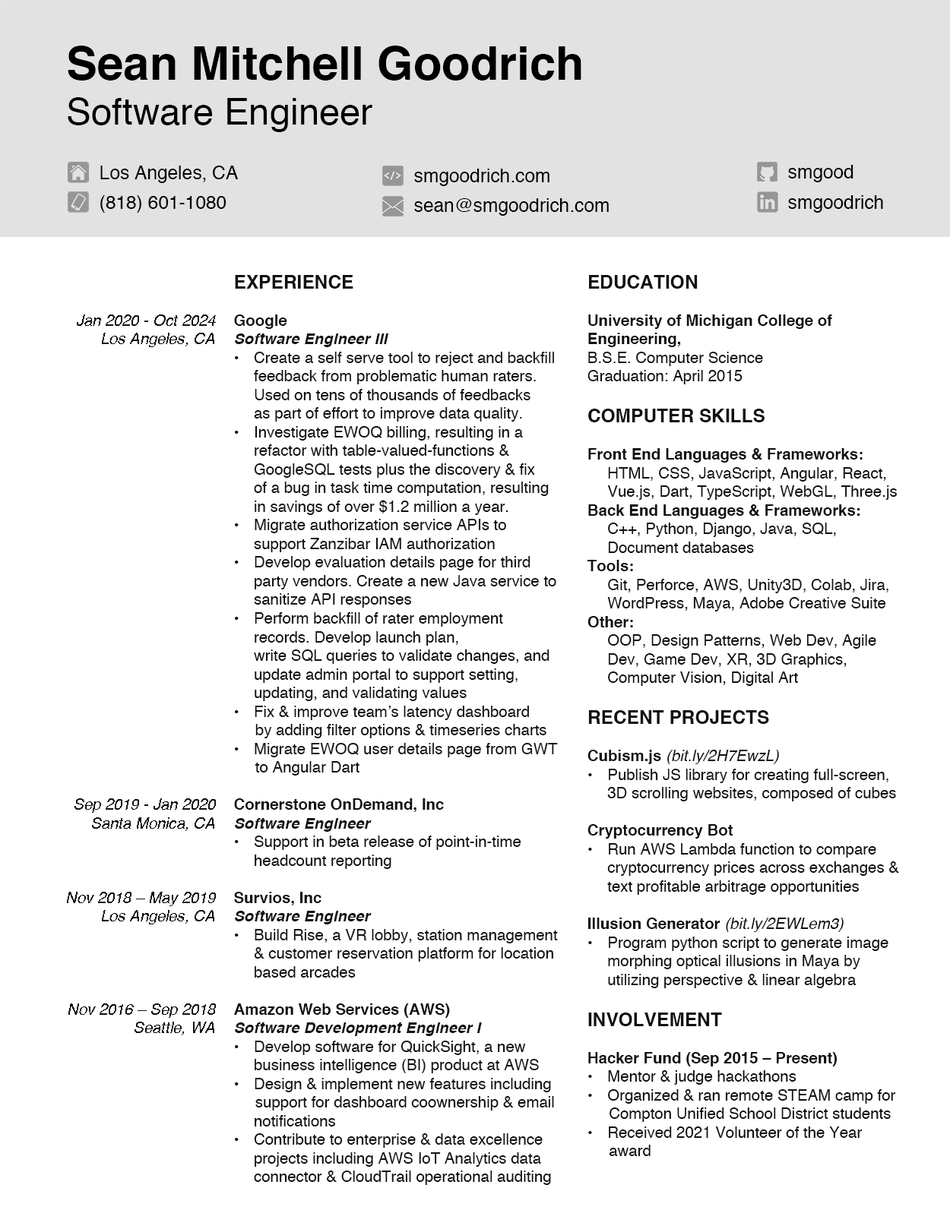
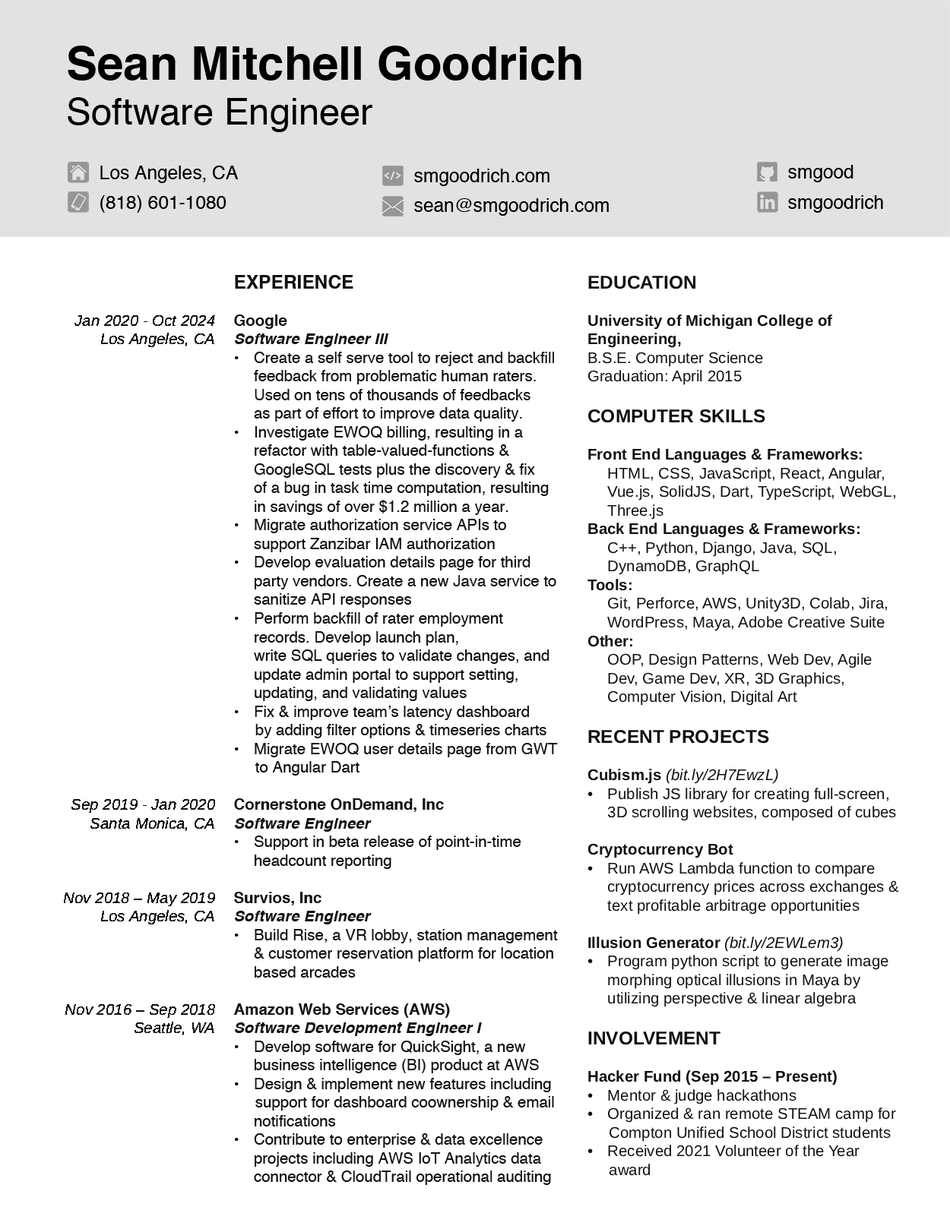
Two versions of the same layered image (950 x 1229). Layer-by-layer changes:
painted on "Dates + Locations" over [63, 314, 216, 1036]
painted on "Education + Skills" over [587, 275, 899, 1177]
